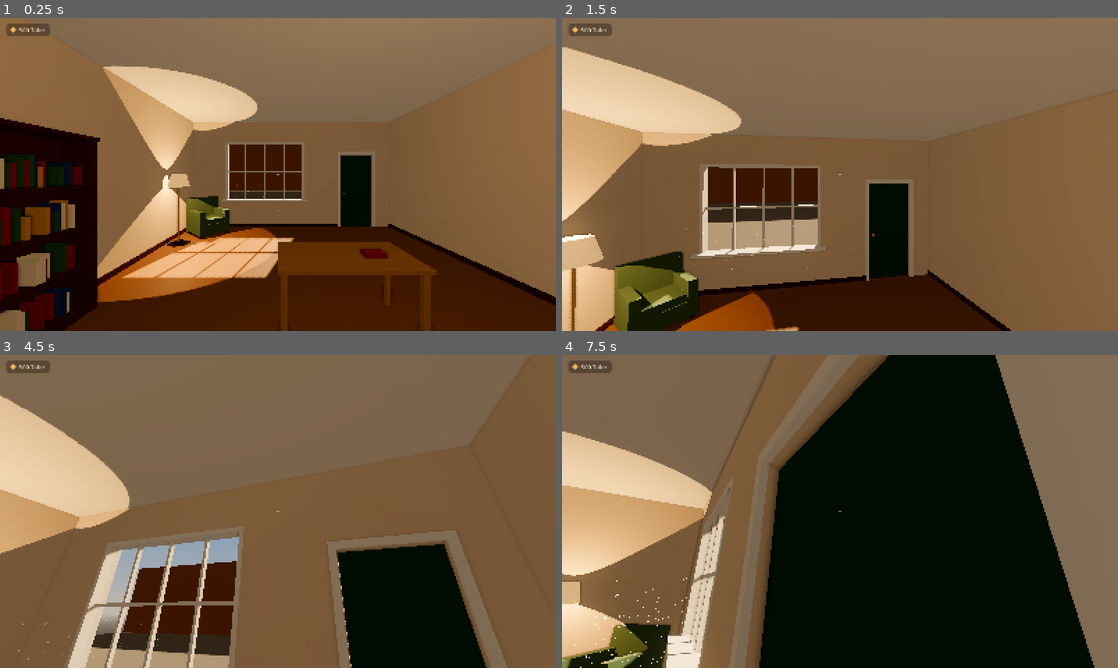
Above: before the commit, frames 1-4 (two rows, left to right).
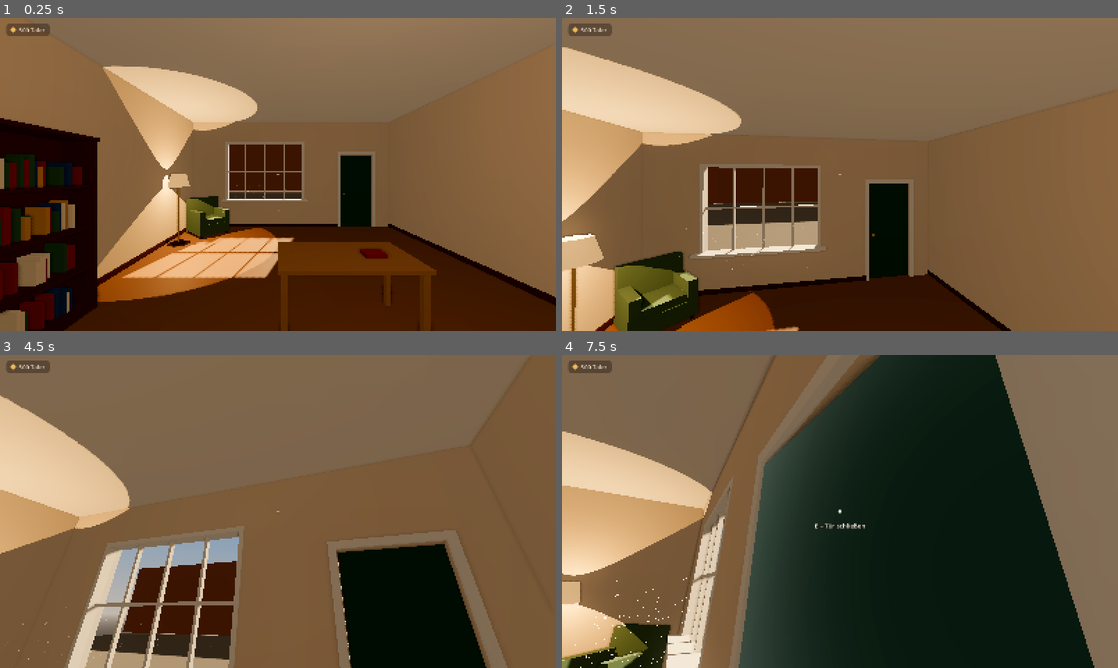
Above: after the commit, the same moments.

Repository: muschel99/Buecherei-Game
Game: Godot game, scene res://scenes/main.tscn
Two runs of this game, one before a commit and one after it. Both use one fixed random seed, a clock stepped at 60 frames per second and the inputs below.
Inputs (mouse positions are in pixels of both pictures, inside the frame that each line leads up to):
- Up to frame 1 (0.25 s): no input
- Up to frame 2 (1.5 s): tap Enter at 0.5 s; move the mouse to (867, 174) at 0.52 s; hold W (move_forward) 0.53-1.28 s; hold E (interact) 0.53-1.28 s; tap Space (jump) at 0.77 s; tap Tab (toggle_build_mode) at 0.8, 1.35 s; move the mouse to (728, 190) at 1.27 s; hold S (move_back) from 1.28 s (still down)
- Up to frame 3 (4.5 s): tap Space (jump) at 1.52, 3.02, 3.77 s; tap E (interact) at 1.55, 3.05 s; move the mouse to (289, 505) at 2.02 s; release S (move_back) at 2.03 s; hold X (build_delete) 2.03-2.78 s; hold W (move_forward) 2.03-3.53 s; tap Tab (toggle_build_mode) at 2.3, 3.8 s; move the mouse to (250, 574) at 2.77 s; tap Shift (build_paint_all) at 2.85 s; click (250, 574) at 2.92 s; move the mouse to (444, 558) at 3.52 s; press the mouse at (444, 558) at 3.53 s; hold A (move_left) 3.53-4.28 s; move the mouse to (233, 508) at 4.27 s; release the mouse at (233, 508) at 4.28 s; hold W (move_forward) from 4.28 s (still down); tap Mouse wheel up (build_rotate) at 4.35 s
- Up to frame 4 (7.5 s): tap Space (jump) at 4.52, 6.02, 6.77 s; tap E (interact) at 4.55, 6.05, 7.35 s; move the mouse to (845, 511) at 5.02 s; hold Mouse wheel down (build_rotate_back) 5.03-5.78 s; tap Tab (toggle_build_mode) at 5.3, 6.8 s; move the mouse to (756, 433) at 5.77 s; release W (move_forward) at 5.78 s; hold D (move_right) 5.78-6.53 s; tap G (build_toggle_grid) at 5.85 s; move the mouse to (962, 495) at 6.52 s; hold Ctrl (crouch) 6.53-7.28 s; hold W (move_forward) from 6.53 s (still down); move the mouse to (812, 511) at 7.27 s

The runs differ from the first frame. In frame 1, 0.1% of the frame differs, in the area x 41-55%, y 55-56%; in frame 2, 0.2%; in frame 3, 0.3%; in frame 4, 13%, in the area x 25-66%, y 0-100%.

Commit message:
Inventar, Shop und Lieferung, Teil 3: Eingangstür und Gehweg
- Eingangstür mit E öffnen und schließen (sanft, nach innen; Winkel und Dauer in GameConfig)
- Was an der Tür hängt (z. B. Türkranz), schwingt mit
- Der Gestaltungsmodus schließt die Tür
- Draußen ein Stück Gehweg mit Bordstein, Nachbarhäuser als Platzhalter-Kulisse,
  unsichtbare Grenzen

Co-Authored-By: Claude Opus 5.5 <noreply@anthropic.com>
Claude-Session: https://claude.ai/code/session_01Keur6F3CMQBeom8RpdfucG

Diff:
--- /dev/null
+++ b/assets/materials/curb_stone.tres
@@ -0,0 +1,6 @@
+[gd_resource type="StandardMaterial3D" format=3]
+
+[resource]
+resource_name = "Bordstein"
+albedo_color = Color(0.68, 0.66, 0.62, 1)
+roughness = 0.9
--- /dev/null
+++ b/assets/materials/sidewalk.tres
@@ -0,0 +1,16 @@
+[gd_resource type="ShaderMaterial" format=3]
+
+[ext_resource type="Shader" path="res://assets/shaders/surface_pattern.gdshader" id="1_pattern"]
+
+[resource]
+resource_name = "Gehwegplatten"
+render_priority = 0
+shader = ExtResource("1_pattern")
+shader_parameter/base_color = Color(0.6, 0.57, 0.52, 1)
+shader_parameter/second_color = Color(0.56, 0.53, 0.49, 1)
+shader_parameter/pattern = 2
+shader_parameter/tile_size = 0.6
+shader_parameter/joint_width = 0.008
+shader_parameter/joint_color = Color(0.36, 0.34, 0.31, 1)
+shader_parameter/mottling = 0.12
+shader_parameter/roughness_value = 0.92
--- a/scenes/main.tscn
+++ b/scenes/main.tscn
@@ -11,6 +11,9 @@
 [ext_resource type="PackedScene" path="res://scenes/ui/build_ui.tscn" id="9_build_ui"]
 [ext_resource type="PackedScene" path="res://scenes/ui/style_meter.tscn" id="10_style_meter"]
 [ext_resource type="PackedScene" path="res://scenes/ui/fps_counter.tscn" id="11_fps"]
+[ext_resource type="Material" path="res://assets/materials/sidewalk.tres" id="12_sidewalk"]
+[ext_resource type="Material" path="res://assets/materials/curb_stone.tres" id="13_curb"]
+[ext_resource type="Material" path="res://assets/materials/wall_plaster.tres" id="14_plaster"]
 
 [sub_resource type="ProceduralSkyMaterial" id="ProceduralSkyMaterial_sky"]
 sky_top_color = Color(0.42, 0.58, 0.78, 1)
@@ -53,6 +56,30 @@
 [sub_resource type="BoxMesh" id="BoxMesh_houses"]
 size = Vector3(40, 6, 1)
 
+[sub_resource type="BoxMesh" id="BoxMesh_sidewalk"]
+size = Vector3(12, 0.12, 2.4)
+
+[sub_resource type="BoxShape3D" id="BoxShape3D_sidewalk"]
+size = Vector3(12, 0.12, 2.4)
+
+[sub_resource type="BoxMesh" id="BoxMesh_curb"]
+size = Vector3(12, 0.14, 0.16)
+
+[sub_resource type="BoxMesh" id="BoxMesh_neighbor"]
+size = Vector3(6, 7, 8.4)
+
+[sub_resource type="BoxShape3D" id="BoxShape3D_neighbor"]
+size = Vector3(6, 7, 8.4)
+
+[sub_resource type="BoxMesh" id="BoxMesh_upper_facade"]
+size = Vector3(6.4, 3.6, 0.2)
+
+[sub_resource type="BoxShape3D" id="BoxShape3D_bound_side"]
+size = Vector3(0.2, 3, 2.6)
+
+[sub_resource type="BoxShape3D" id="BoxShape3D_bound_front"]
+size = Vector3(12, 3, 0.2)
+
 [node name="Main" type="Node3D"]
 script = ExtResource("7_main")
 
@@ -71,7 +98,7 @@
 [node name="Outside" type="Node3D" parent="."]
 
 [node name="Street" type="MeshInstance3D" parent="Outside"]
-transform = Transform3D(1, 0, 0, 0, 1, 0, 0, 0, 1, 0, -0.02, -10)
+transform = Transform3D(1, 0, 0, 0, 1, 0, 0, 0, 1, 0, -0.12, -10)
 mesh = SubResource("PlaneMesh_street")
 material_override = ExtResource("5_cobblestone")
 
@@ -79,6 +106,60 @@
 transform = Transform3D(1, 0, 0, 0, 1, 0, 0, 0, 1, 0, 3, -20)
 mesh = SubResource("BoxMesh_houses")
 material_override = ExtResource("6_brick")
+
+[node name="Sidewalk" type="StaticBody3D" parent="Outside"]
+transform = Transform3D(1, 0, 0, 0, 1, 0, 0, 0, 1, 0, -0.06, -5.4)
+
+[node name="Mesh" type="MeshInstance3D" parent="Outside/Sidewalk"]
+mesh = SubResource("BoxMesh_sidewalk")
+material_override = ExtResource("12_sidewalk")
+
+[node name="CollisionShape3D" type="CollisionShape3D" parent="Outside/Sidewalk"]
+shape = SubResource("BoxShape3D_sidewalk")
+
+[node name="Curb" type="MeshInstance3D" parent="Outside"]
+transform = Transform3D(1, 0, 0, 0, 1, 0, 0, 0, 1, 0, -0.06, -6.56)
+mesh = SubResource("BoxMesh_curb")
+material_override = ExtResource("13_curb")
+
+[node name="NeighborLeft" type="StaticBody3D" parent="Outside"]
+transform = Transform3D(1, 0, 0, 0, 1, 0, 0, 0, 1, -6.2, 3.5, 0)
+
+[node name="Mesh" type="MeshInstance3D" parent="Outside/NeighborLeft"]
+mesh = SubResource("BoxMesh_neighbor")
+material_override = ExtResource("6_brick")
+
+[node name="CollisionShape3D" type="CollisionShape3D" parent="Outside/NeighborLeft"]
+shape = SubResource("BoxShape3D_neighbor")
+
+[node name="NeighborRight" type="StaticBody3D" parent="Outside"]
+transform = Transform3D(1, 0, 0, 0, 1, 0, 0, 0, 1, 6.2, 3.5, 0)
+
+[node name="Mesh" type="MeshInstance3D" parent="Outside/NeighborRight"]
+mesh = SubResource("BoxMesh_neighbor")
+material_override = ExtResource("6_brick")
+
+[node name="CollisionShape3D" type="CollisionShape3D" parent="Outside/NeighborRight"]
+shape = SubResource("BoxShape3D_neighbor")
+
+[node name="UpperFacade" type="MeshInstance3D" parent="Outside"]
+transform = Transform3D(1, 0, 0, 0, 1, 0, 0, 0, 1, 0, 5.2, -4.1)
+mesh = SubResource("BoxMesh_upper_facade")
+material_override = ExtResource("14_plaster")
+
+[node name="Bounds" type="StaticBody3D" parent="Outside"]
+
+[node name="Left" type="CollisionShape3D" parent="Outside/Bounds"]
+transform = Transform3D(1, 0, 0, 0, 1, 0, 0, 0, 1, -6.1, 1.5, -5.5)
+shape = SubResource("BoxShape3D_bound_side")
+
+[node name="Right" type="CollisionShape3D" parent="Outside/Bounds"]
+transform = Transform3D(1, 0, 0, 0, 1, 0, 0, 0, 1, 6.1, 1.5, -5.5)
+shape = SubResource("BoxShape3D_bound_side")
+
+[node name="Front" type="CollisionShape3D" parent="Outside/Bounds"]
+transform = Transform3D(1, 0, 0, 0, 1, 0, 0, 0, 1, 0, 1.5, -6.7)
+shape = SubResource("BoxShape3D_bound_front")
 
 [node name="GroundFloorRoom" parent="." instance=ExtResource("1_room")]
 
--- a/scenes/rooms/ground_floor_room.tscn
+++ b/scenes/rooms/ground_floor_room.tscn
@@ -19,6 +19,8 @@
 [ext_resource type="Script" path="res://scripts/building/placement_surface.gd" id="17_surface"]
 [ext_resource type="Script" path="res://scripts/rooms/paintable_wall.gd" id="18_wall"]
 [ext_resource type="Script" path="res://scripts/rooms/paintable_grid.gd" id="19_floor"]
+[ext_resource type="Script" path="res://scripts/objects/door.gd" id="20_door"]
+[ext_resource type="Script" path="res://scripts/interaction/interactable.gd" id="21_interactable"]
 
 [sub_resource type="BoxMesh" id="BoxMesh_frame_horizontal"]
 size = Vector3(2.4, 0.06, 0.22)
@@ -56,6 +58,9 @@
 
 [sub_resource type="BoxMesh" id="BoxMesh_skirting_front"]
 size = Vector3(4.5, 0.1, 0.02)
+
+[sub_resource type="BoxShape3D" id="BoxShape3D_door_interact"]
+size = Vector3(1, 2.2, 0.2)
 
 [sub_resource type="BoxShape3D" id="BoxShape3D_entrance"]
 size = Vector3(1.4, 2, 1.2)
@@ -216,17 +221,37 @@
 
 [node name="Door" type="Node3D" parent="."]
 transform = Transform3D(1, 0, 0, 0, 1, 0, 0, 0, 1, 2, 0, -4.1)
-
-[node name="DoorLeaf" type="CSGBox3D" parent="Door"]
-transform = Transform3D(1, 0, 0, 0, 1, 0, 0, 0, 1, 0, 1.09, 0.02)
+script = ExtResource("20_door")
+
+[node name="Hinge" type="Node3D" parent="Door"]
+transform = Transform3D(1, 0, 0, 0, 1, 0, 0, 0, 1, 0.49, 0, 0.045)
+
+[node name="DoorLeaf" type="CSGBox3D" parent="Door/Hinge"]
+transform = Transform3D(1, 0, 0, 0, 1, 0, 0, 0, 1, -0.49, 1.09, -0.025)
 use_collision = true
 size = Vector3(0.98, 2.18, 0.05)
 material = ExtResource("7_door_paint")
 
-[node name="Knob" type="MeshInstance3D" parent="Door"]
-transform = Transform3D(1, 0, 0, 0, 1, 0, 0, 0, 1, -0.37, 1, 0.07)
+[node name="Knob" type="MeshInstance3D" parent="Door/Hinge"]
+transform = Transform3D(1, 0, 0, 0, 1, 0, 0, 0, 1, -0.86, 1, 0.025)
 mesh = SubResource("SphereMesh_knob")
 material_override = ExtResource("8_brass")
+
+[node name="KnobOutside" type="MeshInstance3D" parent="Door/Hinge"]
+transform = Transform3D(1, 0, 0, 0, 1, 0, 0, 0, 1, -0.86, 1, -0.075)
+mesh = SubResource("SphereMesh_knob")
+material_override = ExtResource("8_brass")
+
+[node name="Interactable" type="Area3D" parent="Door/Hinge"]
+transform = Transform3D(1, 0, 0, 0, 1, 0, 0, 0, 1, -0.49, 1.09, -0.025)
+collision_layer = 2
+collision_mask = 0
+monitoring = false
+script = ExtResource("21_interactable")
+prompt_text = "Tür öffnen"
+
+[node name="CollisionShape3D" type="CollisionShape3D" parent="Door/Hinge/Interactable"]
+shape = SubResource("BoxShape3D_door_interact")
 
 [node name="TrimLeft" type="MeshInstance3D" parent="Door"]
 transform = Transform3D(1, 0, 0, 0, 1, 0, 0, 0, 1, -0.54, 1.14, 0.12)
--- a/scripts/autoload/game_config.gd
+++ b/scripts/autoload/game_config.gd
@@ -71,6 +71,10 @@
 var flame_fade_time: float = 0.6
 ## Soll der Lichtschalter auch Kerzen und Laternen mitschalten? (Standard: nur elektrische Lampen)
 var light_switch_includes_flames: bool = false
+## So weit öffnet sich die Eingangstür (in Grad).
+var door_open_angle: float = 90.0
+## So lange dauert das Öffnen bzw. Schließen der Tür (in Sekunden).
+var door_open_time: float = 0.9
 
 
 # --- Raum ---
--- a/scripts/building/build_mode.gd
+++ b/scripts/building/build_mode.gd
@@ -148,6 +148,8 @@
 	if active:
 		if _player.is_seated():
 			_player.stand_up()  # Zum Gestalten erst aufstehen
+		# Türen schließen sich – an ihnen hängt man Dinge auf, und der Raum ist wieder zu
+		get_tree().call_group("doors", "close_instantly")
 		MenuStack.open(self)
 		_set_status("Wähle unten etwas aus dem Inventar oder klicke ein Möbelstück an, um es zu verschieben.")
 	else:
--- /dev/null
+++ b/scripts/objects/door.gd
@@ -0,0 +1,96 @@
+class_name Door
+extends Node3D
+## Eine Tür, die sich mit E öffnen und schließen lässt.
+##
+## Aufbau der Szene: Der Knoten "Hinge" (Scharnier) liegt an der Drehachse der Tür.
+## Alles, was mitschwingen soll (Türblatt, Klinken, Interactable), hängt darunter.
+## Die Tür öffnet sich nach innen (in den Raum). Winkel und Dauer: GameConfig.
+##
+## Dinge, die an der Tür hängen (z. B. ein Türkranz), schwingen mit. Dafür wird nur ihr
+## Modell bewegt – ihre gespeicherte Position bleibt die bei geschlossener Tür.
+## Beim Öffnen des Gestaltungsmodus schließt sich die Tür (dort hängt man Dinge auf).
+
+## Öffnungsrichtung: 1 = Klinkenseite schwingt nach +Z (in den Raum), -1 = nach -Z.
+@export var open_direction: float = 1.0
+
+@onready var _hinge: Node3D = $Hinge
+@onready var _leaf: Node3D = $Hinge/DoorLeaf
+@onready var _interactable: Interactable = $Hinge/Interactable
+
+var is_open: bool = false
+
+var _closed_hinge: Transform3D
+var _tween: Tween
+var _hung_items: Array[PlacedFurniture] = []
+
+
+func _ready() -> void:
+	add_to_group("doors")
+	_closed_hinge = _hinge.transform
+	_interactable.interacted.connect(_on_interacted)
+	_update_prompt()
+
+
+func _on_interacted(_interactor: Node) -> void:
+	set_open(not is_open)
+
+
+## Öffnet oder schließt die Tür (sanft).
+func set_open(open: bool) -> void:
+	if open == is_open:
+		return
+	is_open = open
+	if open:
+		_hung_items = _find_hung_items()
+	if _tween:
+		_tween.kill()
+	var target := deg_to_rad(GameConfig.door_open_angle * open_direction) if open else 0.0
+	_tween = create_tween().set_trans(Tween.TRANS_SINE).set_ease(Tween.EASE_IN_OUT)
+	_tween.tween_method(_set_angle, _hinge.rotation.y, target, GameConfig.door_open_time)
+	_update_prompt()
+
+
+## Schließt die Tür sofort (z. B. beim Öffnen des Gestaltungsmodus).
+func close_instantly() -> void:
+	if _tween:
+		_tween.kill()
+	is_open = false
+	_set_angle(0.0)
+	_update_prompt()
+
+
+func _set_angle(angle: float) -> void:
+	_hinge.transform = _closed_hinge.rotated_local(Vector3.UP, angle)
+	# Was an der Tür hängt, schwingt mit
+	var swing := global_transform * _hinge.transform * (global_transform * _closed_hinge).affine_inverse()
+	for item in _hung_items:
+		var model := item.get_model() if is_instance_valid(item) else null
+		if model:
+			model.transform = item.global_transform.affine_inverse() * swing * item.global_transform
+	if is_zero_approx(angle):
+		for item in _hung_items:
+			if is_instance_valid(item) and item.get_model():
+				item.get_model().transform = Transform3D.IDENTITY
+		_hung_items.clear()
+
+
+func _update_prompt() -> void:
+	_interactable.prompt_text = "Tür schließen" if is_open else "Tür öffnen"
+
+
+## Alle Möbel, die bei geschlossener Tür am Türblatt hängen.
+func _find_hung_items() -> Array[PlacedFurniture]:
+	var result: Array[PlacedFurniture] = []
+	var room := get_parent() as Room
+	if room == null:
+		return result
+	var leaf_shape := _leaf as CSGBox3D
+	var closed_leaf := global_transform * _closed_hinge * _leaf.transform
+	var half: Vector3 = leaf_shape.size / 2.0 if leaf_shape else Vector3(0.5, 1.1, 0.03)
+	for item in room.get_placed_furniture():
+		if item.data == null or not item.data.allows(FurnitureData.PLACE_DOOR):
+			continue
+		var local := closed_leaf.affine_inverse() * item.global_position
+		if absf(local.x) <= half.x + 0.02 and absf(local.y) <= half.y + 0.02 and absf(local.z) <= half.z + 0.03:
+			result.append(item)
+	return result
--- a/scripts/rooms/room.gd
+++ b/scripts/rooms/room.gd
@@ -39,7 +39,7 @@
 	$Structure/WallFront,
 ]
 ## Hier darf man etwas an die Tür hängen (z. B. einen Türkranz).
-@onready var _hang_doors: Array[Node] = [$Door/DoorLeaf]
+@onready var _hang_doors: Array[Node] = [$Door/Hinge/DoorLeaf]
 ## Hier darf man etwas an die Decke hängen (z. B. Deckenlampen).
 @onready var _hang_ceilings: Array[Node] = [$Structure/Ceiling]
 
Not shown, added: scripts/objects/door.gd.uid
